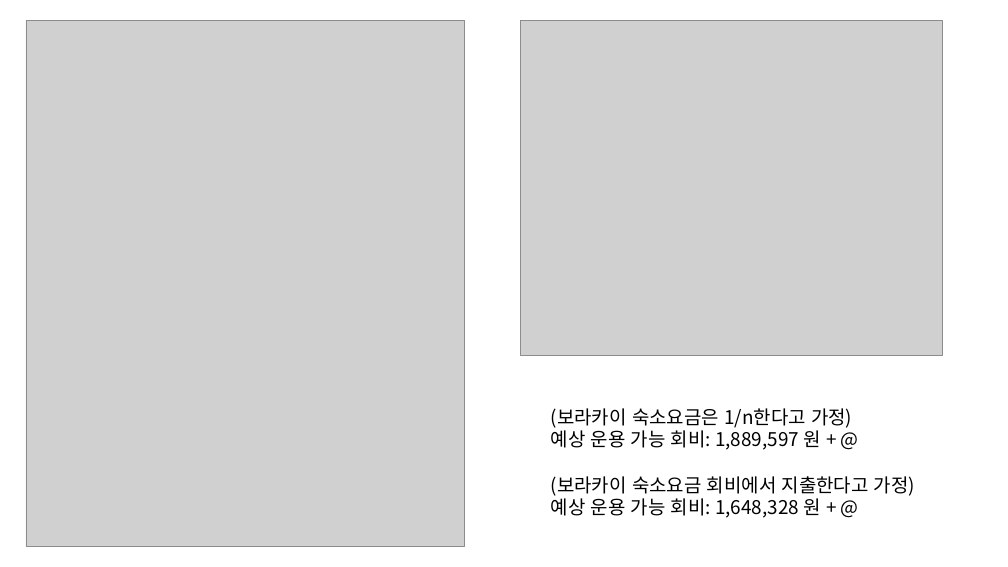
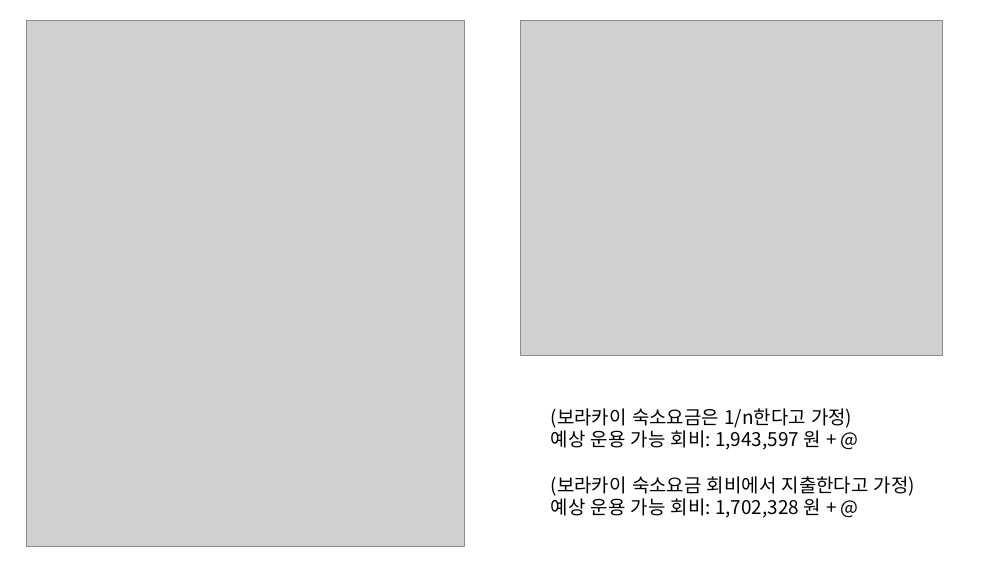
Before and after one commit to 51SB-ANTIMONY/2025-1_UNISTIVF-SEED, a slide deck: slide 4 of PPT/week5_필리핀 친구들 맞이할 준비하기_20250401.pptx. Drawn at 1008x567 pixels with LibreOffice and Linux fonts; fonts in the diff are those of the drawing; grey boxes stand for pictures. Boxes give left, top, right and bottom in pixels: in the first picture for what was removed or moved away, otherwise in the second. Text is boxed around its words. In the diff, an @@ line names an element or a change of style, - is before the commit and + after.

```diff
--- a/PPT/week5_필리핀 친구들 맞이할 준비하기_20250401.pptx
+++ b/PPT/week5_필리핀 친구들 맞이할 준비하기_20250401.pptx
@@ text at [551, 427, 820, 450]: text changed @@
-예상 운용 가능 회비: 1,889,597 원 + @
+예상 운용 가능 회비: 1,943,597 원 + @
@@ text at [551, 495, 820, 518]: text changed @@
-예상 운용 가능 회비: 1,648,328 원 + @
+예상 운용 가능 회비: 1,702,328 원 + @
```
Also in this commit, not shown: 1 other file.
